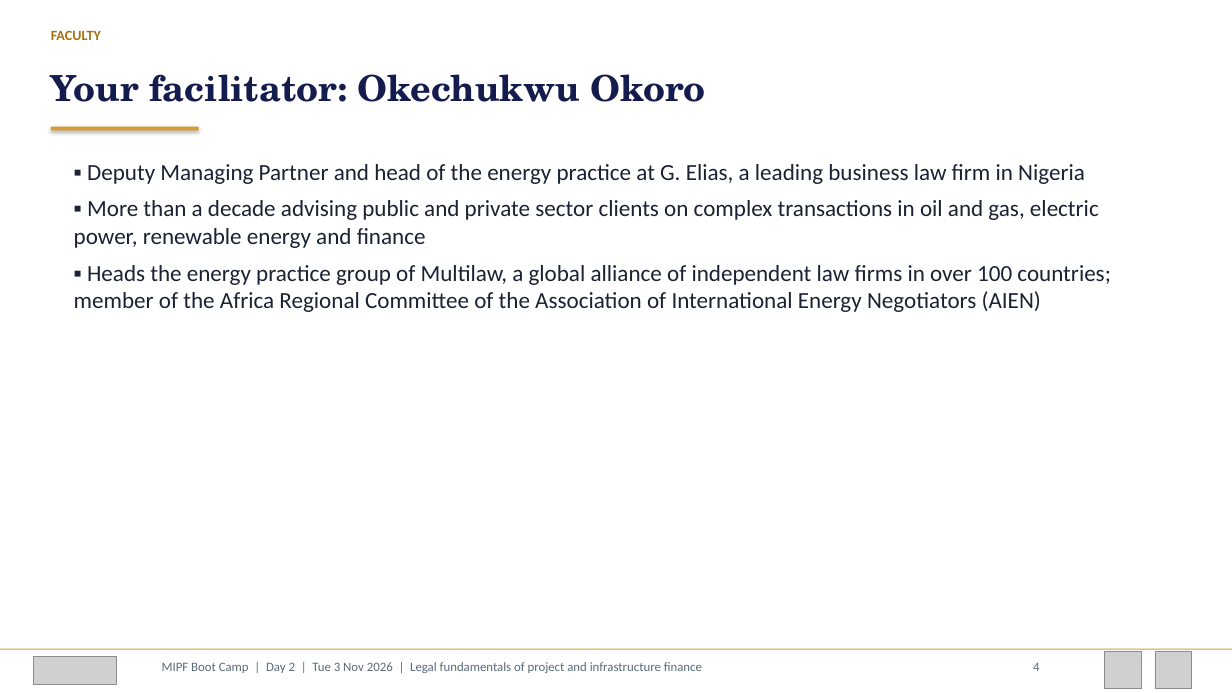
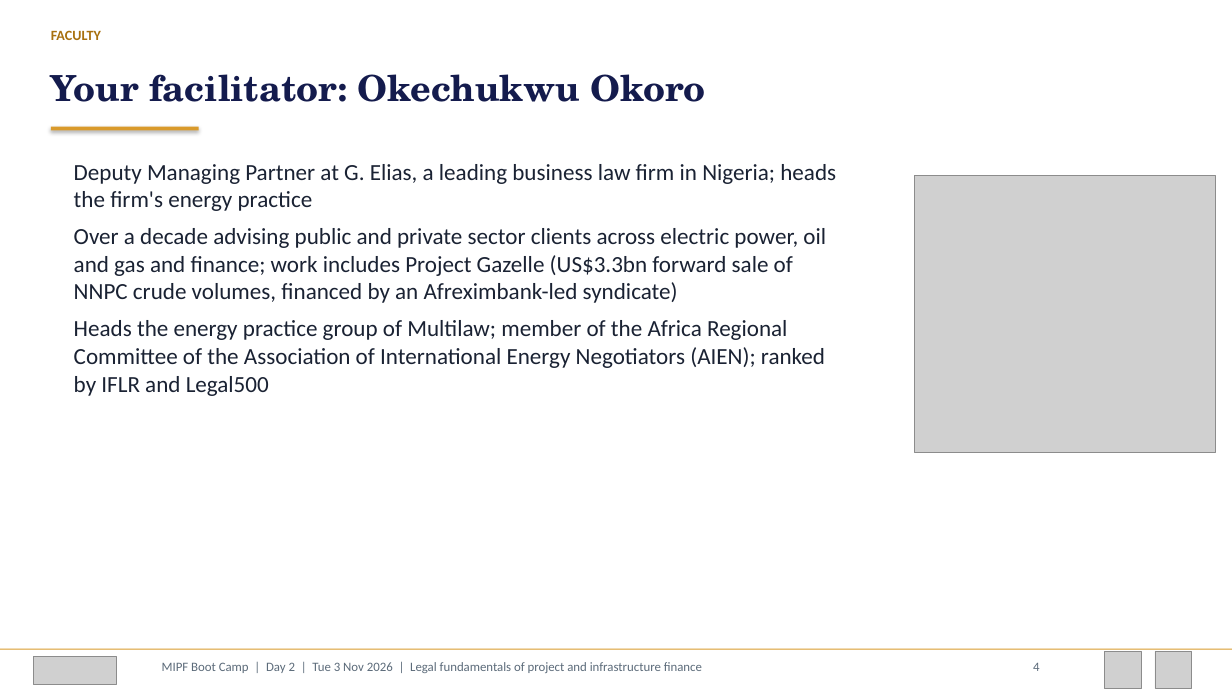
Before and after one commit to adibongo/mipf-2026-course-materials, a slide deck: slide 4 of decks/MIPF_Day2_Legal_Fundamentals_Deck.pptx. Drawn at 1232x693 pixels with LibreOffice and Linux fonts; fonts in the diff are those of the drawing; grey boxes stand for pictures. Boxes give left, top, right and bottom in pixels: in the first picture for what was removed or moved away, otherwise in the second. Text is boxed around its words. In the diff, an @@ line names an element or a change of style, - is before the commit and + after.

```diff
--- a/decks/MIPF_Day2_Legal_Fundamentals_Deck.pptx
+++ b/decks/MIPF_Day2_Legal_Fundamentals_Deck.pptx
@@ text at (74, 164, 836, 396): text changed @@
-▪ Deputy Managing Partner and head of the energy practice at G. Elias, a leading business law firm in Nigeria
-▪ More than a decade advising public and private sector clients on complex transactions in oil and gas, electric power, renewable energy and finance
-▪ Heads the energy practice group of Multilaw, a global alliance of independent law firms in over 100 countries; member of the Africa Regional Committee of the Association of International Energy Negotiators (AIEN)
+Deputy Managing Partner at G. Elias, a leading business law firm in Nigeria; heads the firm's energy practice
+Over a decade advising public and private sector clients across electric power, oil and gas and finance; work includes Project Gazelle (US$3.3bn forward sale of NNPC crude volumes, financed by an Afreximbank-led syndicate)
+Heads the energy practice group of Multilaw; member of the Africa Regional Committee of the Association of International Energy Negotiators (AIEN); ranked by IFLR and Legal500
@@ picture added at (915, 176, 1215, 453) @@
```
Also in this commit, not shown: 24 other files.
